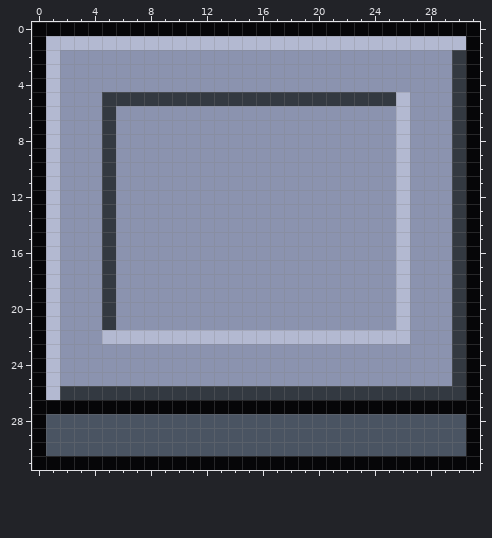
A pixel-art file gets an edit: GraftGuard/Content/Placeholder/button_placeholder.aseprite. This is how it looked before the edit.
32x32 pixels, 1 frame.
Once edited:
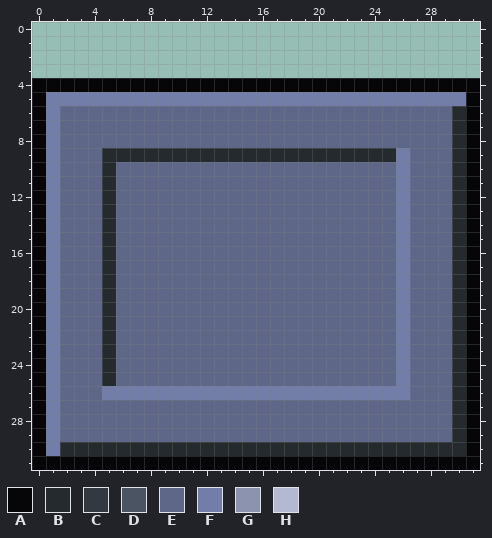
Palette (. is transparent): A #060608  B #252a2f  C #333941  D #4a5462  E #5e6788  F #727daa  G #8b93af  H #b3b9d1
From the commit log: Slightly Changed Button Textures
The edit:
layer "Layer 1" now hidden
layer "Layer 3" now shown
@@ x 0..31 @@
- 0 AAAAAAAAAAAAAAAAAAAAAAAAAAAAAAAA
- 1 AHHHHHHHHHHHHHHHHHHHHHHHHHHHHHHA
- 2 AHGGGGGGGGGGGGGGGGGGGGGGGGGGGGCA
- 3 AHGGGGGGGGGGGGGGGGGGGGGGGGGGGGCA
- 4 AHGGGGGGGGGGGGGGGGGGGGGGGGGGGGCA
- 5 AHGGGCCCCCCCCCCCCCCCCCCCCCHGGGCA
- 6 AHGGGCGGGGGGGGGGGGGGGGGGGGHGGGCA
- 7 AHGGGCGGGGGGGGGGGGGGGGGGGGHGGGCA
- 8 AHGGGCGGGGGGGGGGGGGGGGGGGGHGGGCA
- 9 AHGGGCGGGGGGGGGGGGGGGGGGGGHGGGCA
-10 AHGGGCGGGGGGGGGGGGGGGGGGGGHGGGCA
-11 AHGGGCGGGGGGGGGGGGGGGGGGGGHGGGCA
-12 AHGGGCGGGGGGGGGGGGGGGGGGGGHGGGCA
-13 AHGGGCGGGGGGGGGGGGGGGGGGGGHGGGCA
-14 AHGGGCGGGGGGGGGGGGGGGGGGGGHGGGCA
-15 AHGGGCGGGGGGGGGGGGGGGGGGGGHGGGCA
-16 AHGGGCGGGGGGGGGGGGGGGGGGGGHGGGCA
-17 AHGGGCGGGGGGGGGGGGGGGGGGGGHGGGCA
-18 AHGGGCGGGGGGGGGGGGGGGGGGGGHGGGCA
-19 AHGGGCGGGGGGGGGGGGGGGGGGGGHGGGCA
-20 AHGGGCGGGGGGGGGGGGGGGGGGGGHGGGCA
-21 AHGGGCGGGGGGGGGGGGGGGGGGGGHGGGCA
-22 AHGGGHHHHHHHHHHHHHHHHHHHHHHGGGCA
-23 AHGGGGGGGGGGGGGGGGGGGGGGGGGGGGCA
-24 AHGGGGGGGGGGGGGGGGGGGGGGGGGGGGCA
-25 AHGGGGGGGGGGGGGGGGGGGGGGGGGGGGCA
-26 AHCCCCCCCCCCCCCCCCCCCCCCCCCCCCCA
-27 AAAAAAAAAAAAAAAAAAAAAAAAAAAAAAAA
-28 ADDDDDDDDDDDDDDDDDDDDDDDDDDDDDDA
-29 ADDDDDDDDDDDDDDDDDDDDDDDDDDDDDDA
-30 ADDDDDDDDDDDDDDDDDDDDDDDDDDDDDDA
+ 0 ................................
+ 1 ................................
+ 2 ................................
+ 3 ................................
+ 4 AAAAAAAAAAAAAAAAAAAAAAAAAAAAAAAA
+ 5 AFFFFFFFFFFFFFFFFFFFFFFFFFFFFFFA
+ 6 AFEEEEEEEEEEEEEEEEEEEEEEEEEEEEBA
+ 7 AFEEEEEEEEEEEEEEEEEEEEEEEEEEEEBA
+ 8 AFEEEEEEEEEEEEEEEEEEEEEEEEEEEEBA
+ 9 AFEEEBBBBBBBBBBBBBBBBBBBBBFEEEBA
+10 AFEEEBEEEEEEEEEEEEEEEEEEEEFEEEBA
+11 AFEEEBEEEEEEEEEEEEEEEEEEEEFEEEBA
+12 AFEEEBEEEEEEEEEEEEEEEEEEEEFEEEBA
+13 AFEEEBEEEEEEEEEEEEEEEEEEEEFEEEBA
+14 AFEEEBEEEEEEEEEEEEEEEEEEEEFEEEBA
+15 AFEEEBEEEEEEEEEEEEEEEEEEEEFEEEBA
+16 AFEEEBEEEEEEEEEEEEEEEEEEEEFEEEBA
+17 AFEEEBEEEEEEEEEEEEEEEEEEEEFEEEBA
+18 AFEEEBEEEEEEEEEEEEEEEEEEEEFEEEBA
+19 AFEEEBEEEEEEEEEEEEEEEEEEEEFEEEBA
+20 AFEEEBEEEEEEEEEEEEEEEEEEEEFEEEBA
+21 AFEEEBEEEEEEEEEEEEEEEEEEEEFEEEBA
+22 AFEEEBEEEEEEEEEEEEEEEEEEEEFEEEBA
+23 AFEEEBEEEEEEEEEEEEEEEEEEEEFEEEBA
+24 AFEEEBEEEEEEEEEEEEEEEEEEEEFEEEBA
+25 AFEEEBEEEEEEEEEEEEEEEEEEEEFEEEBA
+26 AFEEEFFFFFFFFFFFFFFFFFFFFFFEEEBA
+27 AFEEEEEEEEEEEEEEEEEEEEEEEEEEEEBA
+28 AFEEEEEEEEEEEEEEEEEEEEEEEEEEEEBA
+29 AFEEEEEEEEEEEEEEEEEEEEEEEEEEEEBA
+30 AFBBBBBBBBBBBBBBBBBBBBBBBBBBBBBA
 31 AAAAAAAAAAAAAAAAAAAAAAAAAAAAAAAA
